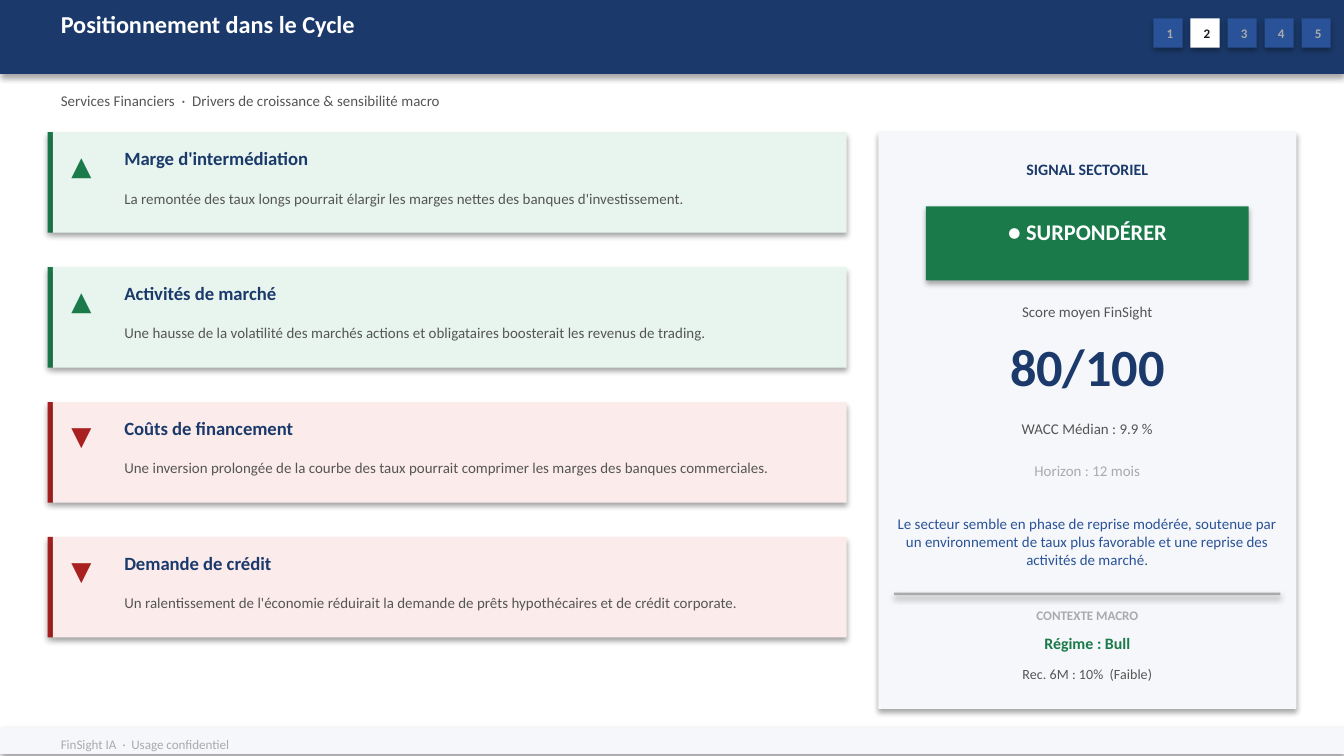
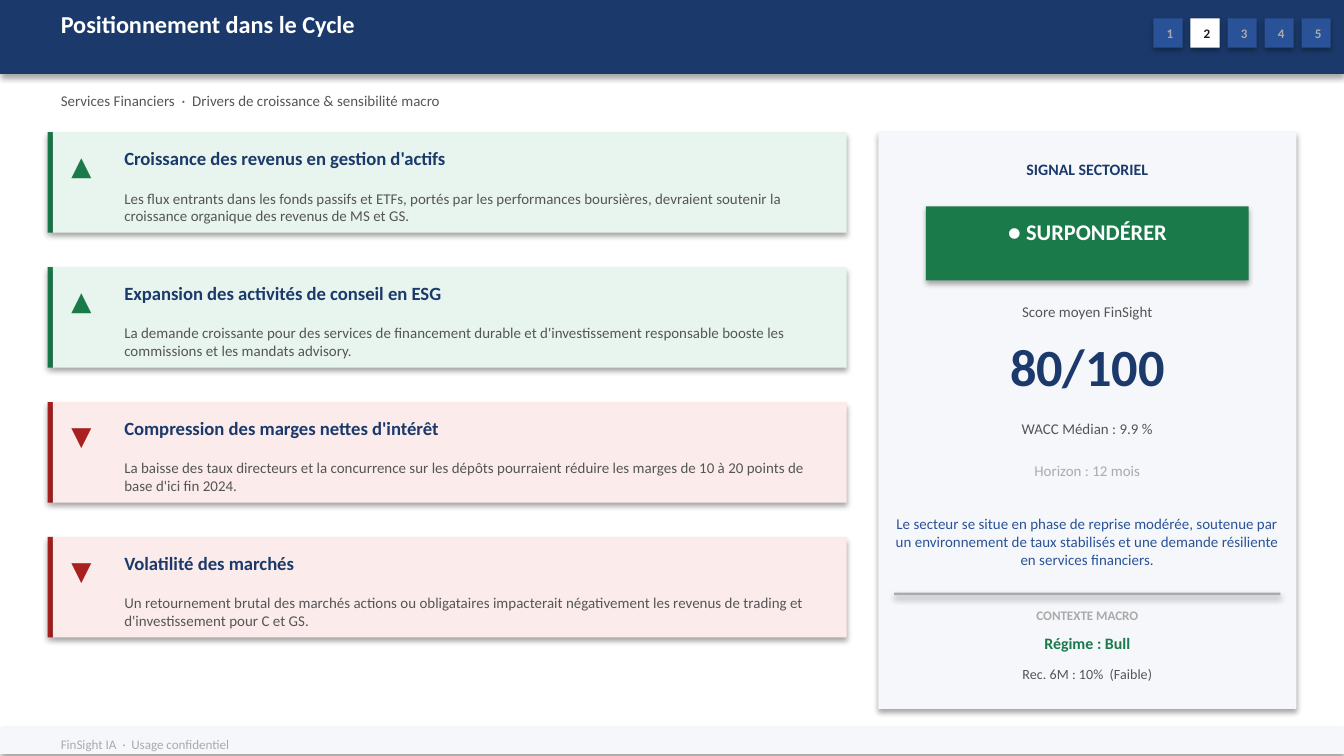
Before and after one commit to baptistejeh07-art/finsight-ia, a slide deck: slide 7 of preview/secteur_Financial_Services_S&P_500/secteur_Financial_Services_S&P_500.pptx. Drawn at 1344x756 pixels with LibreOffice and Linux fonts; fonts in the diff are those of the drawing. Boxes give left, top, right and bottom in pixels: in the first picture for what was removed or moved away, otherwise in the second. Text is boxed around its words. In the diff, an @@ line names an element or a change of style, - is before the commit and + after.

Commit message:
chore(preview): secteur_Financial_Services_S&P_500 outputs regeneres

```diff
--- a/preview/secteur_Financial_Services_S&P_500/secteur_Financial_Services_S&P_500.pptx
+++ b/preview/secteur_Financial_Services_S&P_500/secteur_Financial_Services_S&P_500.pptx
@@ text at [124, 152, 445, 168]: text changed @@
-Marge d'intermédiation
+Croissance des revenus en gestion d'actifs
@@ text at [124, 193, 781, 224]: text changed @@
-La remontée des taux longs pourrait élargir les marges nettes des banques d'investissement.
+Les flux entrants dans les fonds passifs et ETFs, portés par les performances boursières, devraient soutenir la croissance organique des revenus de MS et GS.
@@ text at [124, 287, 442, 303]: text changed @@
-Activités de marché
+Expansion des activités de conseil en ESG
@@ text at [124, 327, 784, 359]: text changed @@
-Une hausse de la volatilité des marchés actions et obligataires boosterait les revenus de trading.
+La demande croissante pour des services de financement durable et d'investissement responsable booste les commissions et les mandats advisory.
@@ text at [124, 422, 438, 438]: text changed @@
-Coûts de financement
+Compression des marges nettes d'intérêt
@@ text at [124, 462, 803, 491]: text changed @@
-Une inversion prolongée de la courbe des taux pourrait comprimer les marges des banques commerciales.
+La baisse des taux directeurs et la concurrence sur les dépôts pourraient réduire les marges de 10 à 20 points de base d'ici fin 2024.
@@ text at [896, 518, 1278, 565]: text changed @@
-Le secteur semble en phase de reprise modérée, soutenue par un environnement de taux plus favorable et une reprise des activités de marché.
+Le secteur se situe en phase de reprise modérée, soutenue par un environnement de taux stabilisés et une demande résiliente en services financiers.
@@ text at [124, 557, 294, 570]: text changed @@
-Demande de crédit
+Volatilité des marchés
@@ text at [124, 597, 802, 629]: text changed @@
-Un ralentissement de l'économie réduirait la demande de prêts hypothécaires et de crédit corporate.
+Un retournement brutal des marchés actions ou obligataires impacterait négativement les revenus de trading et d'investissement pour C et GS.
```
Also in this commit, not shown: 5 other slides changed, 2 other files.
